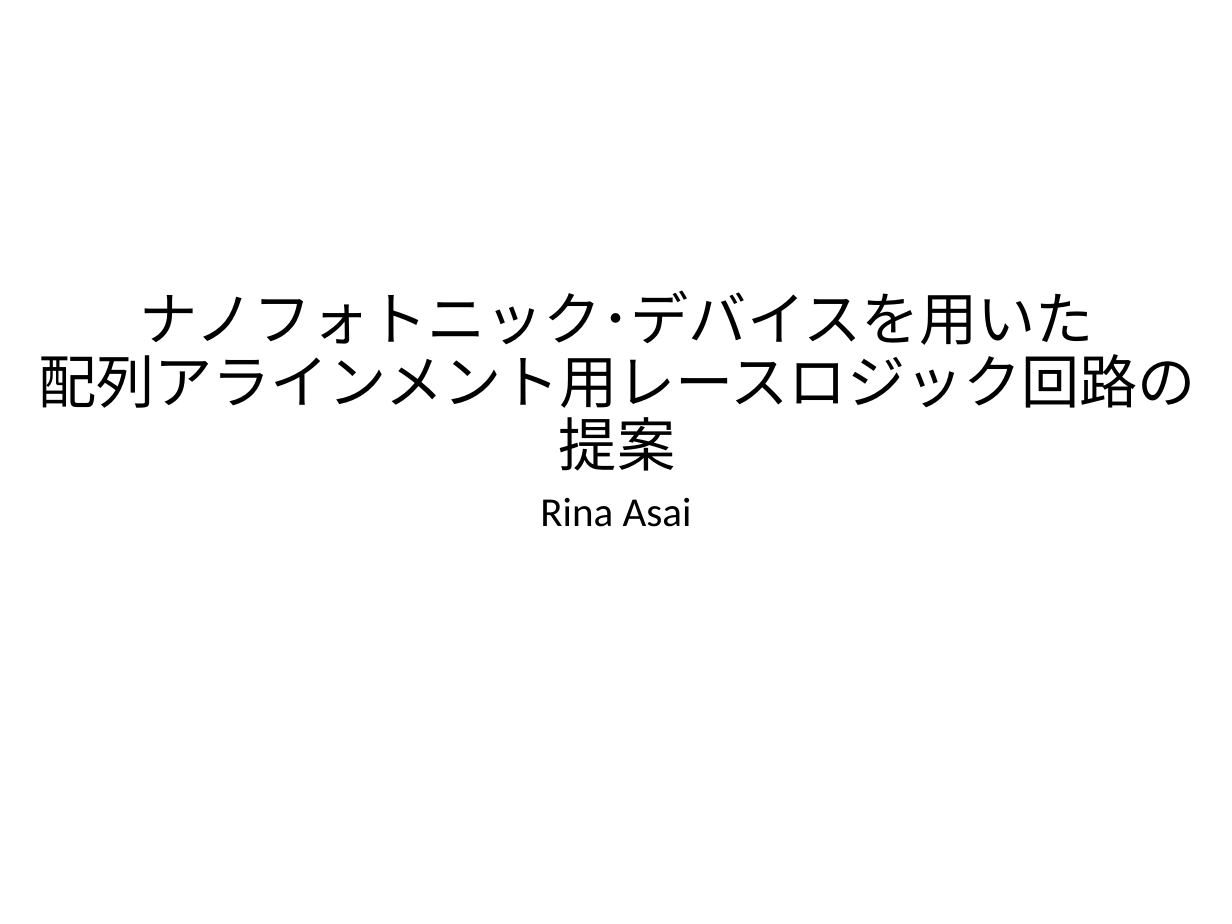
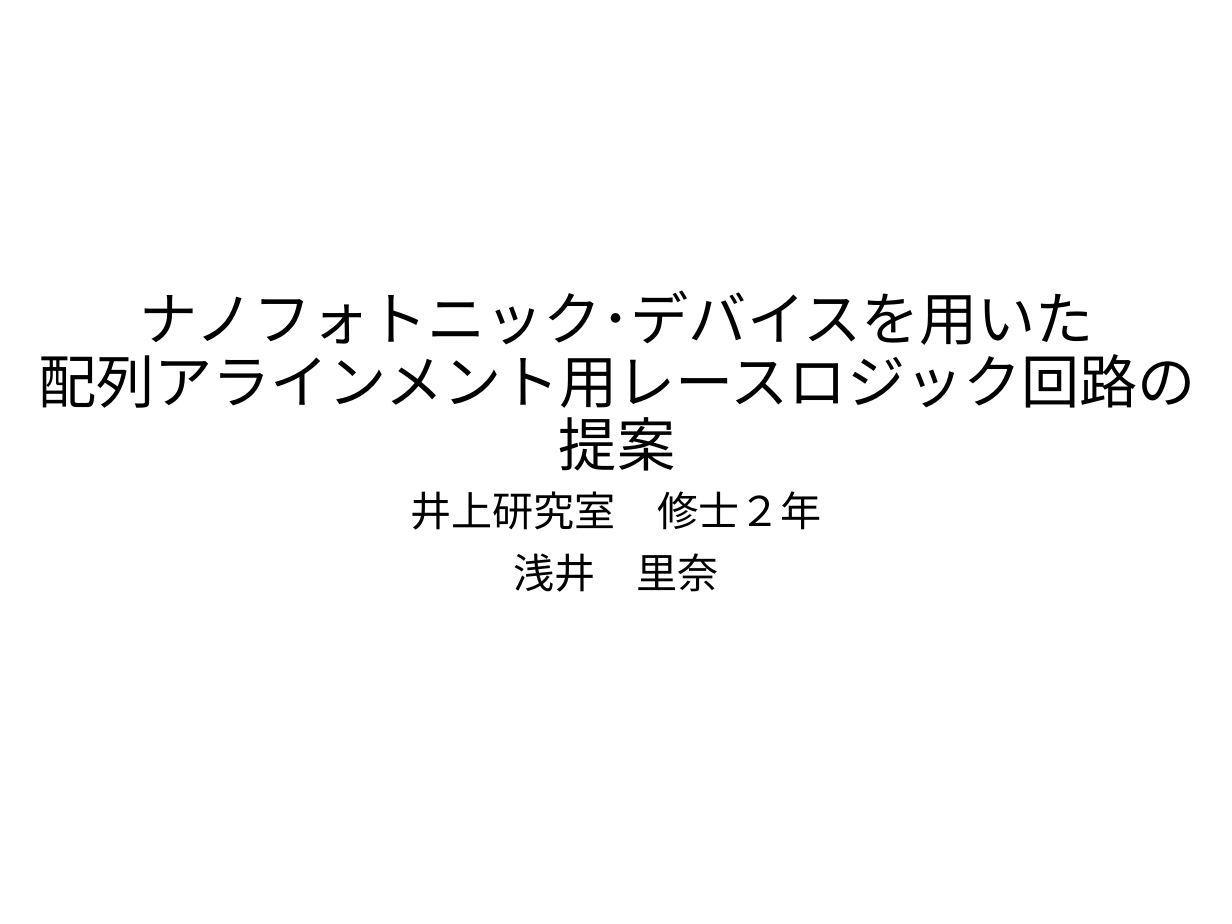
Before and after one commit to ArinanirA/ThesisFY2017M_RinaAsai, a slide deck: slide 1 of 修論発表rina.pptx. Drawn at 1232x924 pixels with LibreOffice and Linux fonts; fonts in the diff are those of the drawing. Boxes give left, top, right and bottom in pixels: in the first picture for what was removed or moved away, otherwise in the second. Text is boxed around its words. In the diff, an @@ line names an element or a change of style, - is before the commit and + after.

```diff
--- a/修論発表rina.pptx
+++ b/修論発表rina.pptx
@@ subtitle at box(411, 491, 821, 592): text changed @@
-Rina Asai
+井上研究室 修士２年
+浅井 里奈
```
Also in this commit, not shown: 15 other slides changed, 11 slides added, 8 slides removed, 5 other files.
